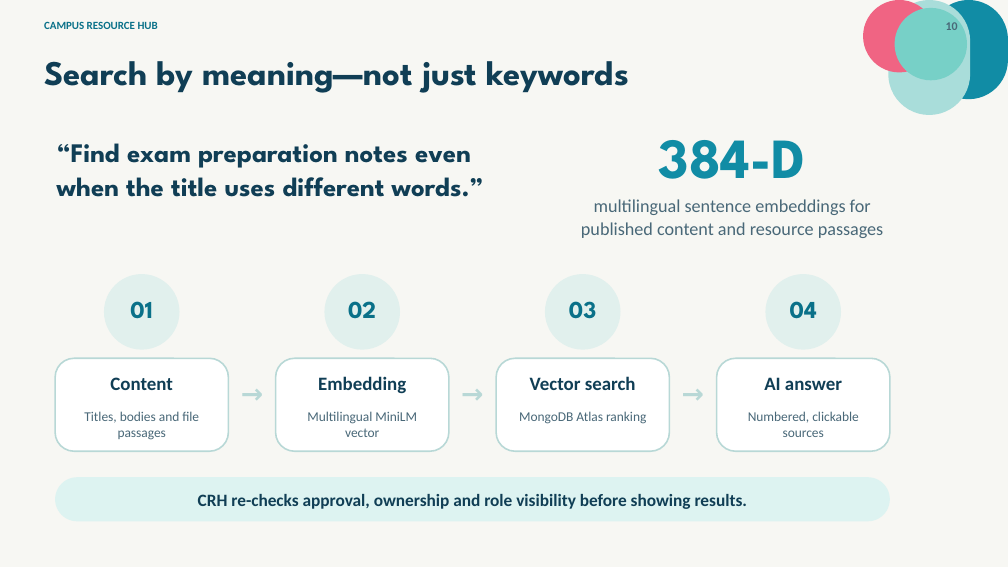
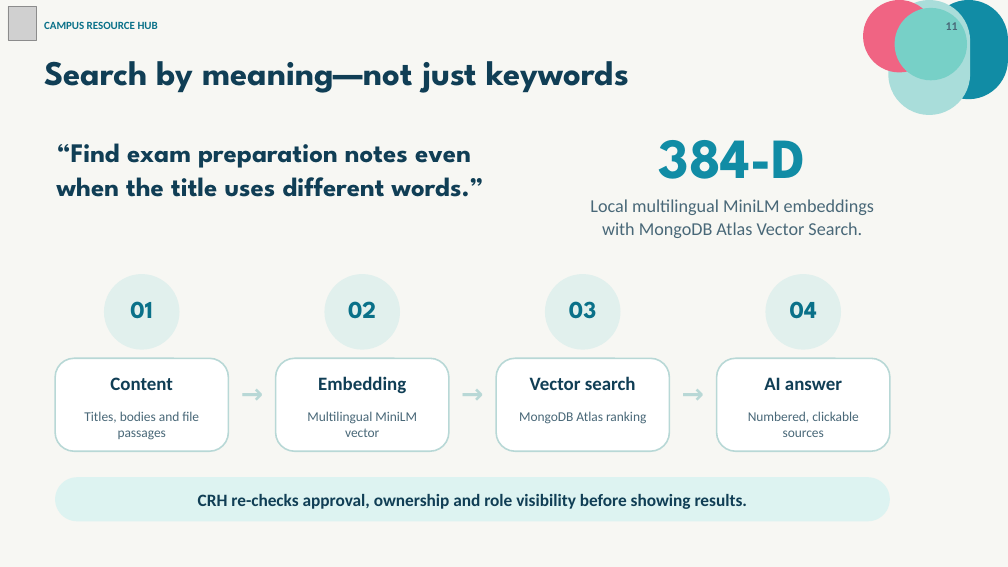
Before and after one commit to KaziAkibRayhan/campus-resource-hub-frontend, a slide deck: slide 11 of project-documentation/Campus_Resource_Hub_Project_Presentation_Final_No_Questions.pptx (slide 10 before the commit). Drawn at 1008x567 pixels with LibreOffice and Linux fonts; fonts in the diff are those of the drawing; grey boxes stand for pictures. Boxes give left, top, right and bottom in pixels: in the first picture for what was removed or moved away, otherwise in the second. Text is boxed around its words. In the diff, an @@ line names an element or a change of style, - is before the commit and + after.

```diff
--- a/project-documentation/Campus_Resource_Hub_Project_Presentation_Final_No_Questions.pptx
+++ b/project-documentation/Campus_Resource_Hub_Project_Presentation_Final_No_Questions.pptx
@@ picture added at (8,7,36,40) @@
@@ text at (946,22,958,30): text changed @@
-10
+11
@@ text at (590,199,874,238): text changed @@
-multilingual sentence embeddings for published content and resource passages
+Local multilingual MiniLM embeddings with MongoDB Atlas Vector Search.
```
Also in this commit, not shown: 12 other slides changed, 1 slide added.
